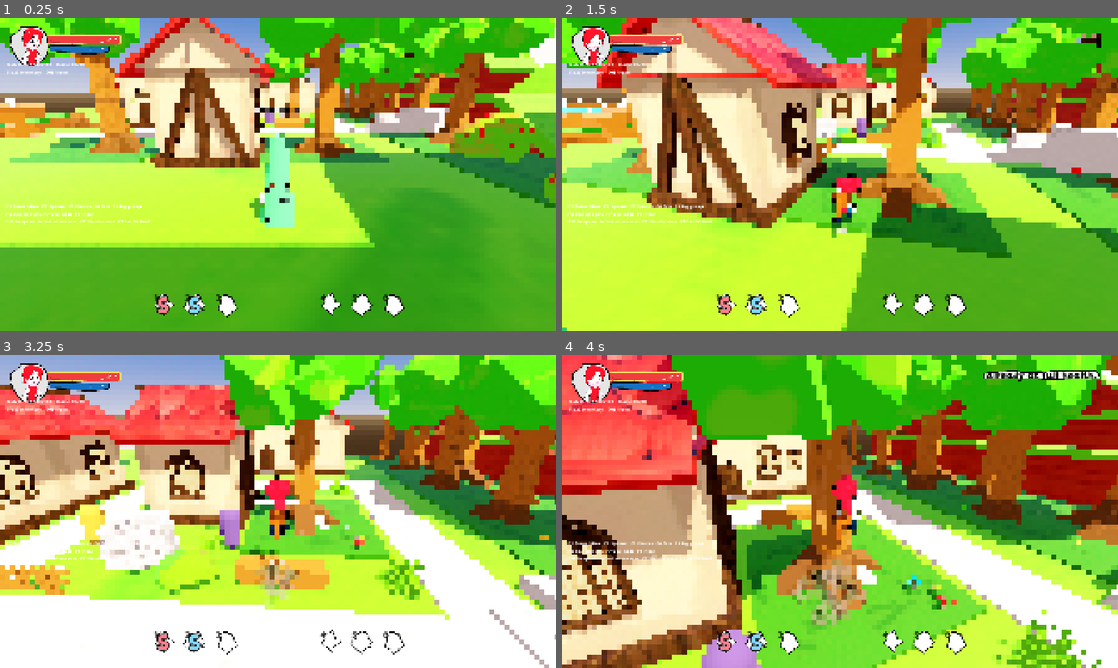
Above: before the commit, frames 1-4 (two rows, left to right).
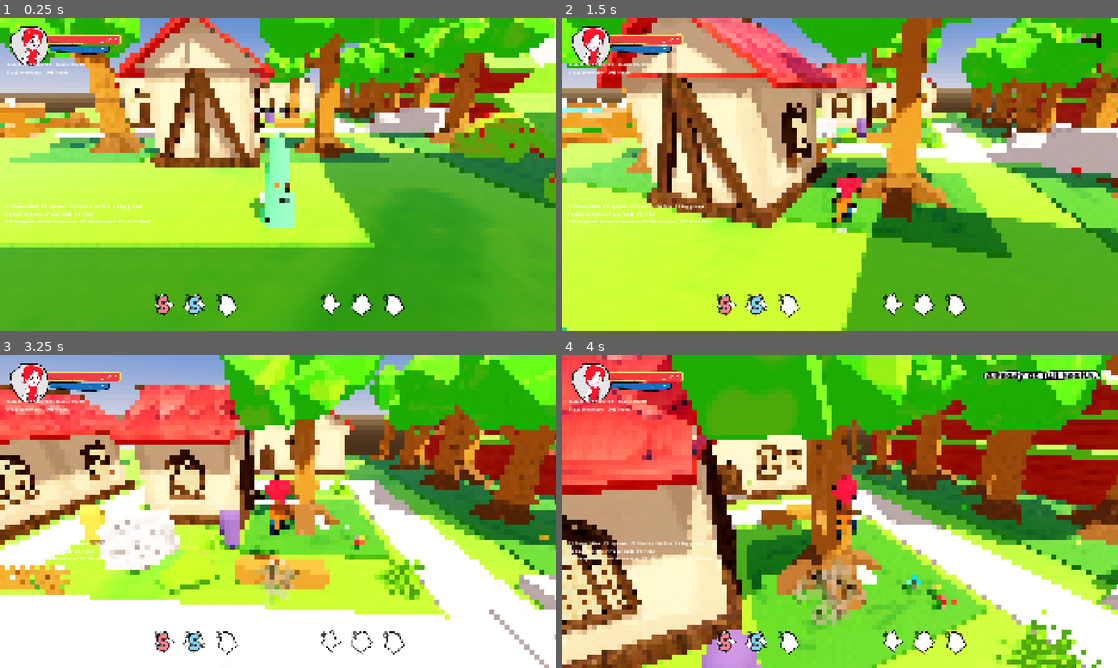
Above: after the commit, the same moments.

Repository: doggoanim/Krits
Game: Godot game, scene res://main.tscn
Two runs of this game, one before a commit and one after it. Both use one fixed random seed, a clock stepped at 60 frames per second and the inputs below. This scene is started directly instead of the project's main scene. Sound files missing from this copy of the repository are replaced by a short silence.
Inputs (mouse positions are in pixels of both pictures, inside the frame that each line leads up to):
- Up to frame 1 (0.25 s): no input
- Up to frame 2 (1.5 s): tap Enter at 0.5 s; move the mouse to (867, 174) at 0.52 s; hold Ctrl (crouch_pound) 0.53-1.28 s; hold W (move_forward) from 0.53 s (still down); click (867, 174) at 0.67 s; tap Space (jump) at 0.77 s; move the mouse to (812, 174) at 1.27 s; tap E (interact) at 1.35 s
- Up to frame 3 (3.25 s): keep holding W (move_forward); tap Space (jump) at 1.52, 3.02 s; move the mouse to (289, 505) at 2.02 s; hold Shift (roll_dive) 2.03-2.78 s; move the mouse to (272, 517) at 2.77 s; tap Delete at 2.85 s; click (272, 517) at 2.92 s
- Up to frame 4 (4 s): keep holding W (move_forward); move the mouse to (878, 514) at 3.52 s; tap 1 at 3.6 s; tap Space (jump) at 3.77 s

The runs differ from the first frame. In frame 1, less than 0.1% of the frame differs, in the area x 47-53%, y 52-56%; in frame 2, 0.2%; in frame 3, 0.3%, in the area x 45-53%, y 46-66%; in frame 4, 0.3%.

Commit message:
Gear: 3x tighter follow so it hugs the player while running
Co-Authored-By: Claude Sonnet 5.5 <noreply@anthropic.com>
Claude-Session: https://claude.ai/code/session_01TYpdm1jACUqsWG6yyTxbgm

Diff:
--- a/player/gear_display.gd
+++ b/player/gear_display.gd
@@ -18,7 +18,7 @@
 @export var shield_rest := Vector3(0.0, 1.0, 0.3)   ## relative to the player's facing; +Z is behind
 @export var shield_default_top := 0.25   ## height of the shield's top edge when there is no shield model
 @export var weapon_hang_back := 0.05     ## weapon offset along the anchor's Z, onto the shield's player-facing side (flip the sign if it lands on the wrong face)
-@export var follow_speed := 30.0   ## how tightly the gear tracks the player (higher = less lag)
+@export var follow_speed := 90.0   ## how tightly the gear tracks the player (higher = less lag)
 @export var turn_speed := 20.0     ## same, for turning to match the player's facing
 @export var swing_strength := 0.06     ## radians of weapon swing per m/s of anchor speed
 @export var swing_max := 0.7           ## radians
